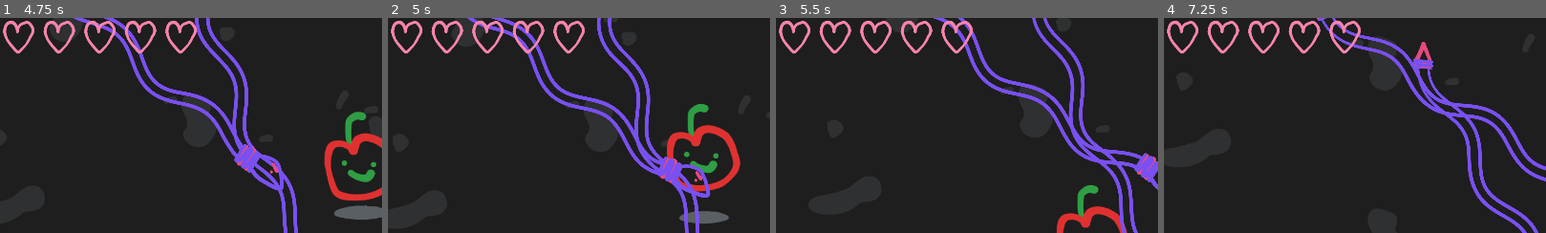
Above: before the commit, frames 1-4 (left to right).
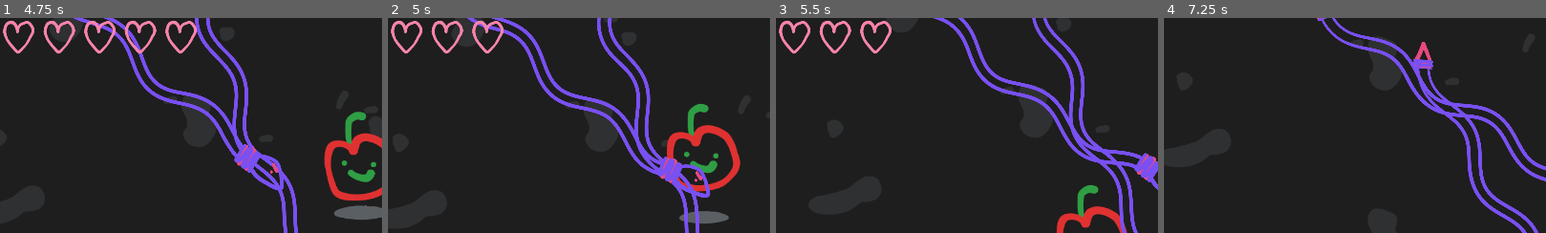
Above: after the commit, the same moments.

Repository: CactiChameleon9/GMTK-2023
Game: Godot game, scene res://Scenes/Main.tscn
Two runs of this game, one before a commit and one after it. Both use one fixed random seed, a clock stepped at 60 frames per second and the inputs below.
Inputs:
- Up to frame 1 (4.75 s): tap Enter at 0.5 s; hold Right (ui_right) 0.53-1.28 s; hold Down (ui_down) 1.28-2.03 s; hold Right (ui_right) 2.03-2.78 s; hold Up (ui_up) 2.78-3.53 s; hold Left (ui_left) from 3.53 s (still down)
- Up to frame 2 (5 s): keep holding Left (ui_left)
- Up to frame 3 (5.5 s): release Left (ui_left) at 5.03 s; hold Down (ui_down) from 5.03 s (still down)
- Up to frame 4 (7.25 s): release Down (ui_down) at 5.78 s; hold Right (ui_right) 5.78-6.53 s; hold Up (ui_up) from 6.53 s (still down)
The pictures show only the part of the screen within x 0-50%, y 0-50%; the shares and areas given below are measured in that part.

Frame 1 is identical in both runs. In frame 2, 0.8% of the frame differs, in the area x 32-52%, y 0-17%; in frame 3, 0.8%; in frame 4, 2.0%, in the area x 0-52%, y 0-17%.

Commit message:
Connect up live lives to the character with a signal

Diff:
--- a/Nodes/Character.gd
+++ b/Nodes/Character.gd
@@ -1,4 +1,8 @@
 extends CharacterBody2D
+
+signal live_changed(lives: int)
+
+@export var lives: int = 5
 
 @onready var _character_sprite = $Apple
 var _character_bounce_length: float = 45
@@ -13,6 +17,10 @@
 var _acceleration: float = 4500
 var _max_speed: float = 400
 var _resistance: float = 3000
+
+
+func _ready():
+	live_changed.emit(lives)
 
 
 func _physics_process(delta):
@@ -79,4 +87,5 @@
 
 
 func die():
-	print("death")
+	lives -= 1
+	live_changed.emit(lives)
--- a/Nodes/LivesHBox.gd
+++ b/Nodes/LivesHBox.gd
@@ -5,8 +5,6 @@
 
 func _ready():
 	get_node(example_heart).visible = false
-
-	_lives_updated(5)
 
 
 func _lives_updated(hearts: int):
--- a/Scenes/Main.tscn
+++ b/Scenes/Main.tscn
@@ -127,3 +127,4 @@
 progress = 4473.88
 
 [connection signal="area_exited" from="SnakeDetector" to="." method="_on_snake_detector_body_exited"]
+[connection signal="live_changed" from="Character" to="UICanvasLayer/UI/LivesHBox" method="_lives_updated"]
